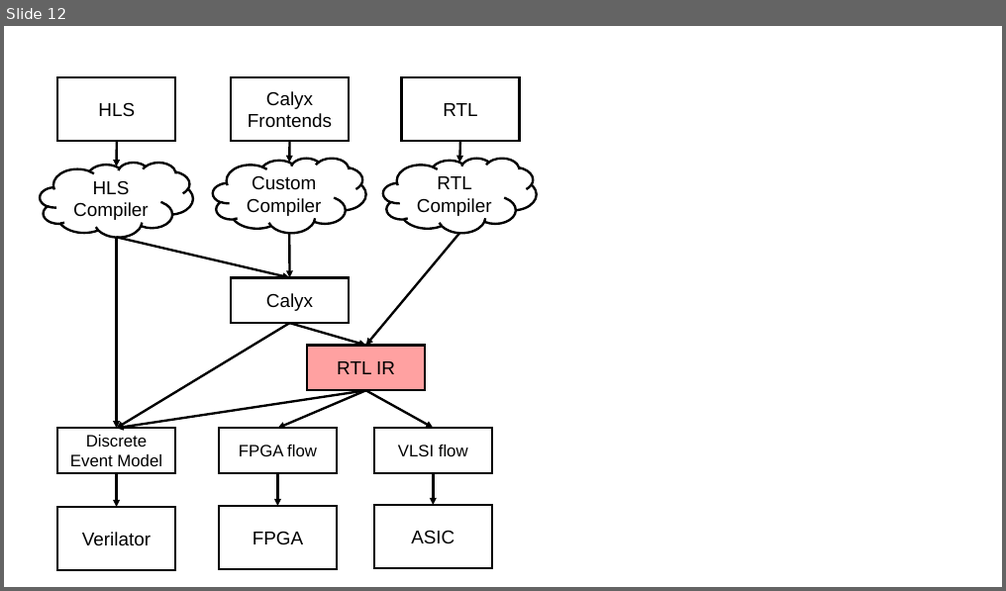
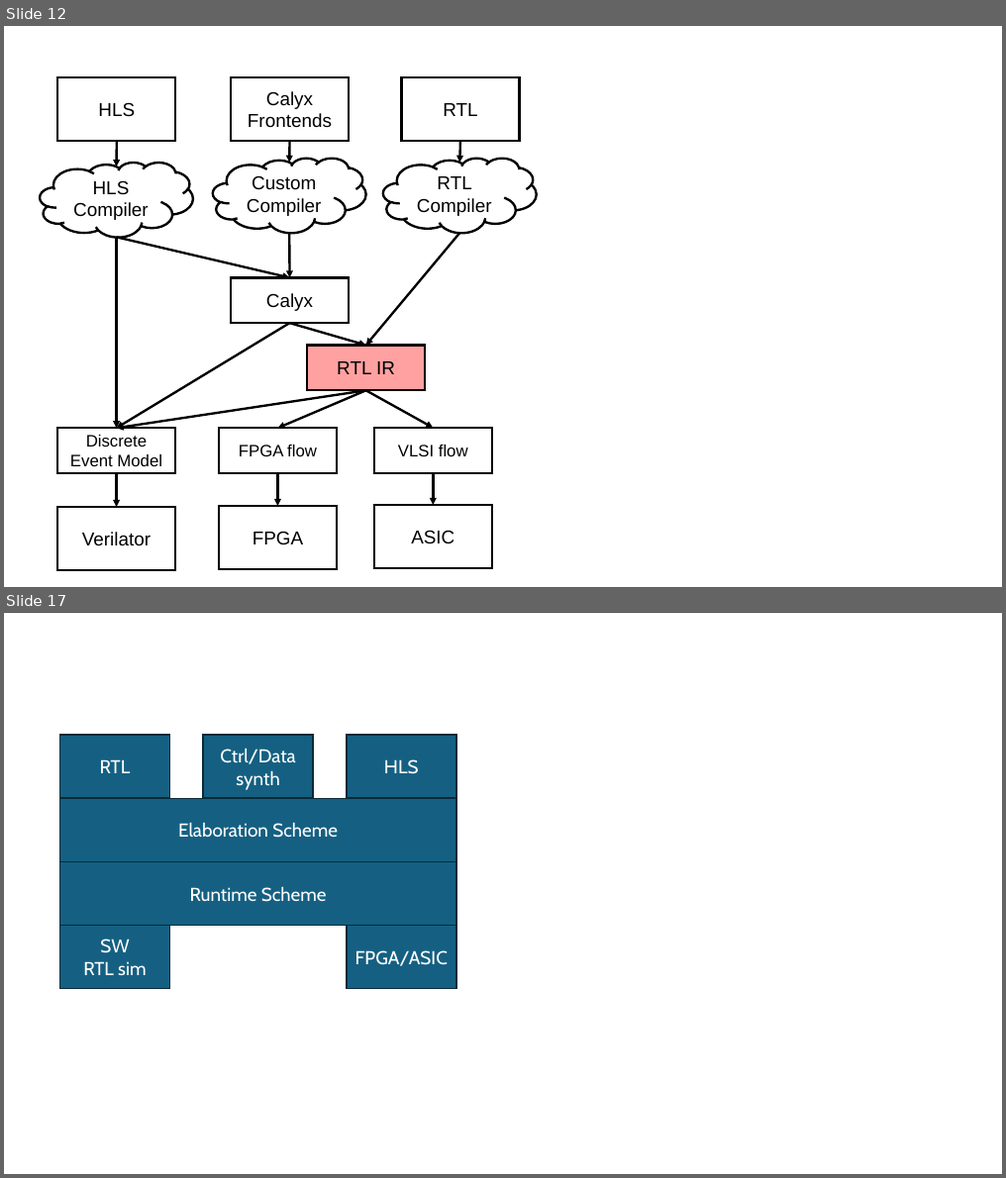
Before and after one commit to vighneshiyer/publications, a slide deck: figs/latte24/figs.pptx. Shown one above the other, each under a label of ours: slide 12 before the commit, slides 12 and 17 after it; the slides between them are not shown. The pictures are 1006x591 and 1006x1178 pixels, drawn with LibreOffice and Linux fonts; fonts in the diff are those of the drawing. Boxes give left, top, right and bottom in pixels: in the first picture for what was removed or moved away, otherwise in the second. Text is boxed around its words. In the diff, an @@ line names an element or a change of style, - is before the commit and + after.

```diff
--- a/figs/latte24/figs.pptx
+++ b/figs/latte24/figs.pptx
@@ slide 17 added at (x1=4, y1=613, x2=1002, y2=1174), background #FFFFFF @@
@@ rectangle added at (x1=60, y1=735, x2=170, y2=799), fill #156082, outline #092A39 1.5 pt, 18 pt, text #FFFFFF @@
+RTL
@@ rectangle added at (x1=203, y1=735, x2=313, y2=799), fill #156082, outline #092A39 1.5 pt, 18 pt, text #FFFFFF @@
+Ctrl/Data synth
@@ rectangle added at (x1=347, y1=735, x2=456, y2=799), fill #156082, outline #092A39 1.5 pt, 18 pt, text #FFFFFF @@
+HLS
@@ rectangle added at (x1=60, y1=799, x2=456, y2=862), fill #156082, outline #092A39 1.5 pt, 18 pt, text #FFFFFF @@
+Elaboration Scheme
@@ rectangle added at (x1=60, y1=862, x2=456, y2=926), fill #156082, outline #092A39 1.5 pt, 18 pt, text #FFFFFF @@
+Runtime Scheme
@@ rectangle added at (x1=60, y1=925, x2=170, y2=989), fill #156082, outline #092A39 1.5 pt, 18 pt, text #FFFFFF @@
+SW
+RTL sim
@@ rectangle added at (x1=347, y1=925, x2=456, y2=989), fill #156082, outline #092A39 1.5 pt, 18 pt, text #FFFFFF @@
+FPGA/ASIC
```
Also in this commit, not shown: 5 other slides added, 1 slide removed, 2 other files.
